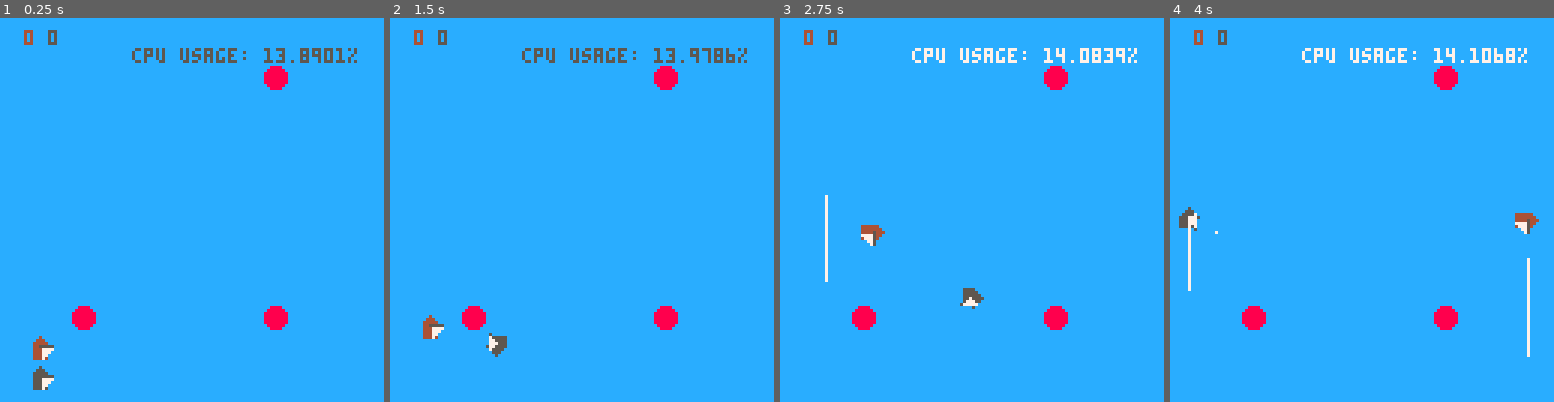
Above: before the commit, frames 1-4 (left to right).
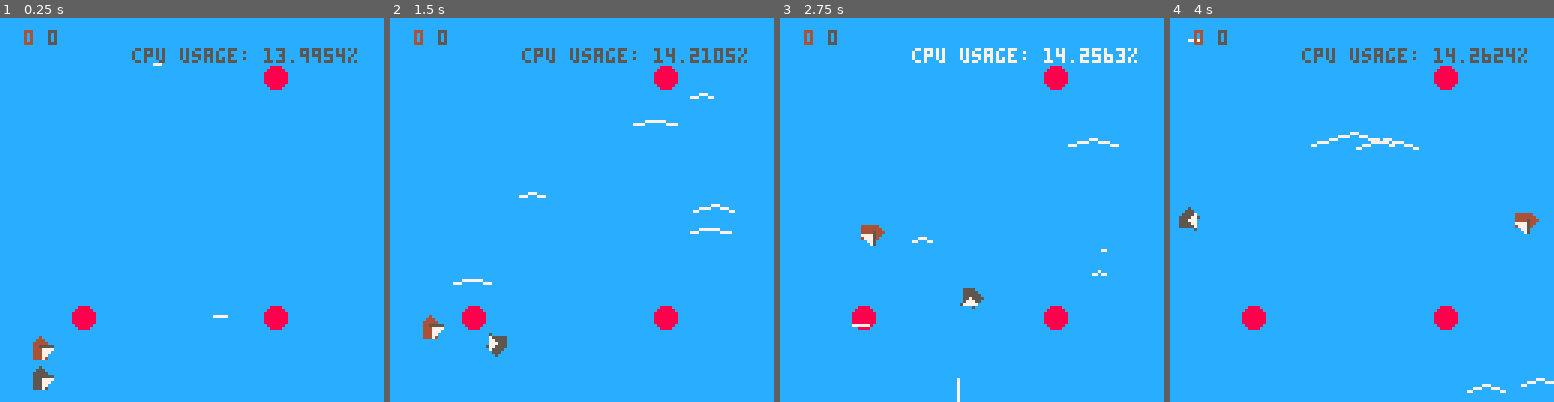
Above: after the commit, the same moments.

Repository: frojo/pico8
Game: PICO-8 cartridge carts/sail.p8
The game is run twice, just before and just after one commit, with the same random seed, the same clock (stepped at 60 frames per second) and the same inputs.
Inputs:
- Up to frame 1 (0.25 s): no input
- Up to frame 2 (1.5 s): tap X (X key) at 0.33, 1.07 s; tap O (Z key) at 0.7 s
- Up to frame 3 (2.75 s): hold Right 1.6-2.1 s; tap O (Z key) at 1.7, 2.1, 2.5 s; tap X (X key) at 1.85 s; hold Right from 2.47 s (still down)
- Up to frame 4 (4 s): tap O (Z key) at 2.9, 3.3, 3.7 s; tap X (X key) at 2.97 s; release Right at 3.03 s; hold Left 3.08-3.58 s

The runs differ from the first frame. In frame 1, 0.2% of the frame differs, in the area x 39-90%, y 7-79%; in frame 2, 0.6%; in frame 3, 0.5%; in frame 4, 1.8%, in the area x 4-100%, y 5-98%.

Commit message:
got some waveys

Diff:
--- a/carts/sail.p8
+++ b/carts/sail.p8
@@ -35,7 +35,12 @@
 	-- wind lines try 2
 	wlines = {}
 	wline_speed = 4
-	wline_freq = 3
+	wline_freq = 1
+
+	waves = {}
+	wave_move_speed = wline_speed / 10
+	wave_grow_speed = wave_move_speed
+	wave_freq = 2
 
 	-- number of frames
 	t = 0
@@ -48,6 +53,7 @@
 	end
 	update_wind_lines()
 	update_wlines()
+	update_waves()
 
 	t += 1
 end
@@ -56,6 +62,7 @@
 	cls()
 	draw_water()
 	draw_marks()
+	draw_waves()
 	for player in all(players) do
 		draw_player(player)
 		draw_points(player)
@@ -321,8 +328,9 @@
 end
 
 function update_wlines()
+	-- hardcoded southward wind
+
 	-- generate new wind lines
-
 	if rnd(20 / wline_freq) < 1 then
 		add(wlines, init_wline(rnd(128), rnd(128), 10 + rnd(30)))
 	end
@@ -389,6 +397,52 @@
 			wind_line.x, wind_line.y + wind_line.length, 7)
 	end
 
+end
+
+function init_wave(x, y, max_len)
+	wave = {}
+	wave.x = x
+	wave.y = y
+	wave.len = 0
+	wave.max_len = max_len
+	wave.hit_max_len = false
+
+	return wave
+end
+
+function update_waves()
+	-- hardcoded southward wind
+
+	-- generate new wind lines
+	if rnd(20 / wave_freq) < 1 then
+		add(waves, init_wline(rnd(128), rnd(128), 5 + rnd(10)))
+	end
+
+	for wave in all(waves) do
+		wave.y += wave_move_speed
+
+		-- stretch until it's reached the max length and then shrink
+		-- until it's gone forever
+		if not wave.hit_max_len then
+			wave.len += wave_grow_speed
+		else
+			wave.len -= wave_grow_speed
+		end
+		if wave.len >= wave.max_len then
+			wave.hit_max_len = true
+		elseif wave.len < 0 then
+			del(waves, wave)
+		end
+	end
+end
+
+function draw_waves()
+	for wave in all(waves) do
+		line(wave.x, wave.y,
+		wave.x + wave.len, wave.y + wave.len / 4, 7)
+		line(wave.x, wave.y,
+		wave.x - wave.len, wave.y + wave.len / 4, 7)
+	end
 end
 
 __gfx__
